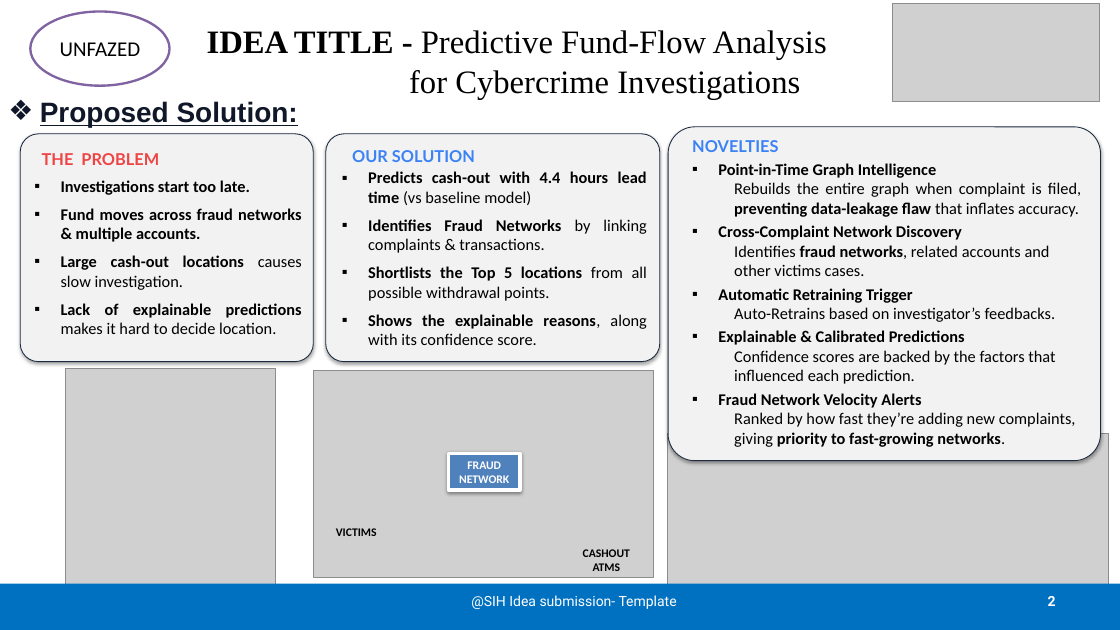
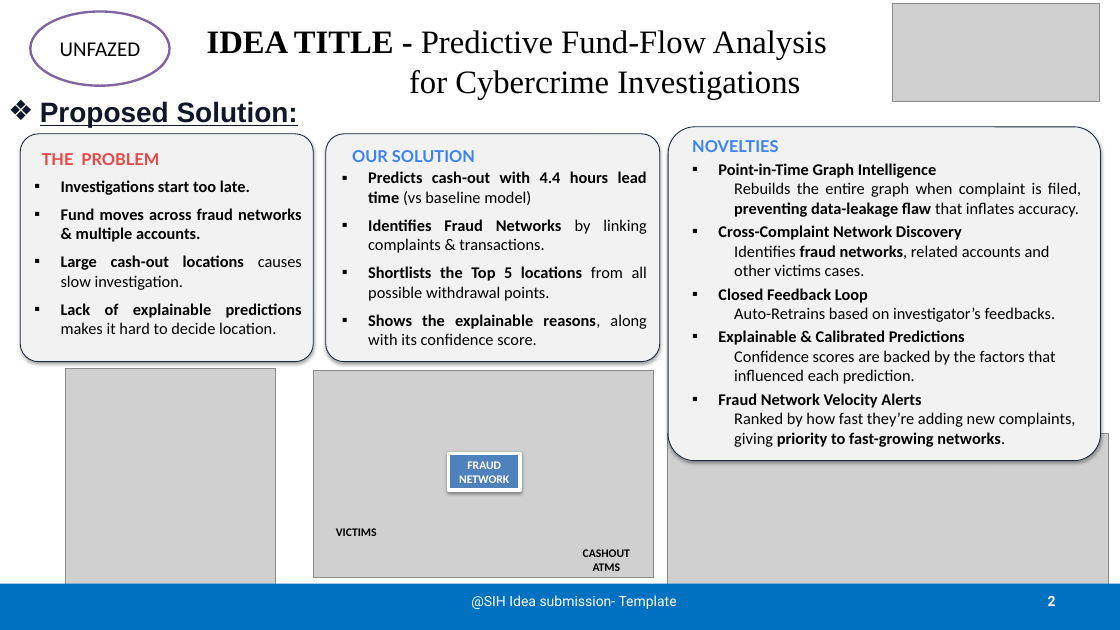
Before and after one commit to iamNVN/SIH-VIGILANCE, a slide deck: slide 2 of SIH2026 PPT image.pptx. Drawn at 1120x630 pixels with LibreOffice and Linux fonts; fonts in the diff are those of the drawing; grey boxes stand for pictures. Boxes give left, top, right and bottom in pixels: in the first picture for what was removed or moved away, otherwise in the second. Text is boxed around its words. In the diff, an @@ line names an element or a change of style, - is before the commit and + after.

```diff
--- a/SIH2026 PPT image.pptx
+++ b/SIH2026 PPT image.pptx
@@ text at bbox=[718, 288, 868, 303]: text changed @@
-▪ Automatic Retraining Trigger
+▪ Closed Feedback Loop
```
Also in this commit, not shown: 1 other slide changed, 2 other files.
